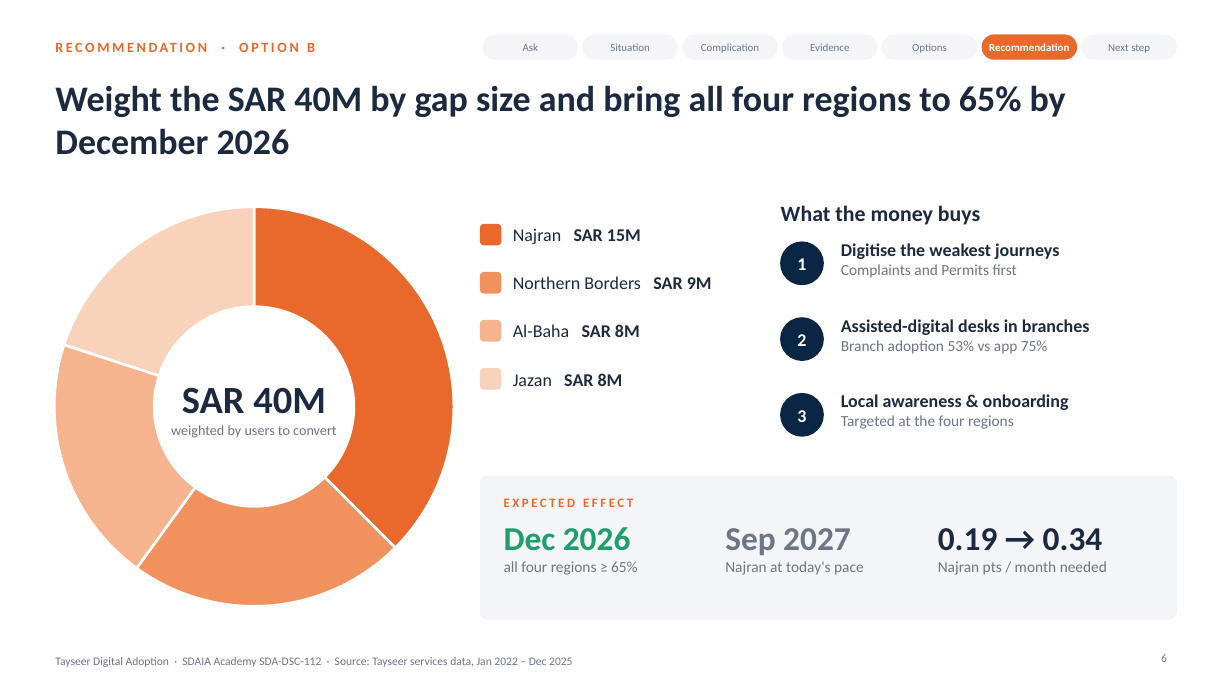
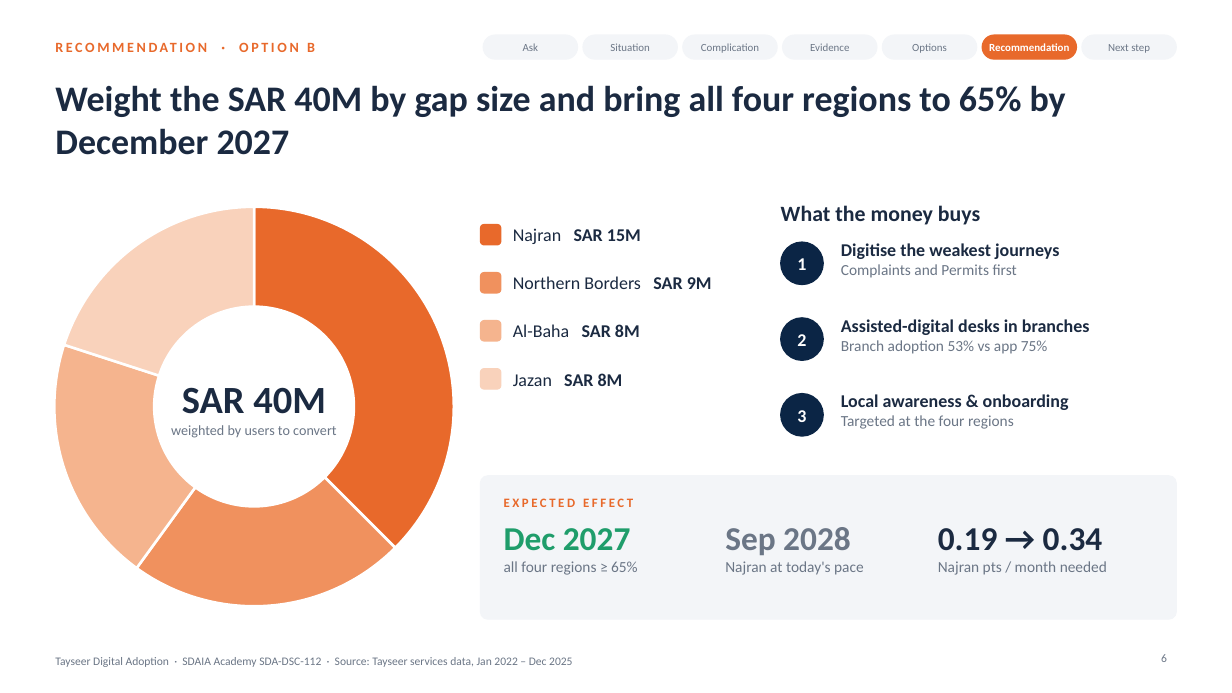
Before and after one commit to yalmutairi72-cpu/tayseer-capstone, a slide deck: slide 6 of presentation/Tayseer_Capstone_Executive_Story.pptx. Drawn at 1232x693 pixels with LibreOffice and Linux fonts; fonts in the diff are those of the drawing. Boxes give left, top, right and bottom in pixels: in the first picture for what was removed or moved away, otherwise in the second. Text is boxed around its words. In the diff, an @@ line names an element or a change of style, - is before the commit and + after.

```diff
--- a/presentation/Tayseer_Capstone_Executive_Story.pptx
+++ b/presentation/Tayseer_Capstone_Executive_Story.pptx
@@ text at (55, 85, 1066, 155): text changed @@
-Weight the SAR 40M by gap size and bring all four regions to 65% by December 2026
+Weight the SAR 40M by gap size and bring all four regions to 65% by December 2027
@@ text at (504, 528, 631, 551): text changed @@
-Dec 2026
+Dec 2027
@@ text at (725, 527, 851, 555): text changed @@
-Sep 2027
+Sep 2028
```
Also in this commit, not shown: 2 other slides changed, 7 other files.
